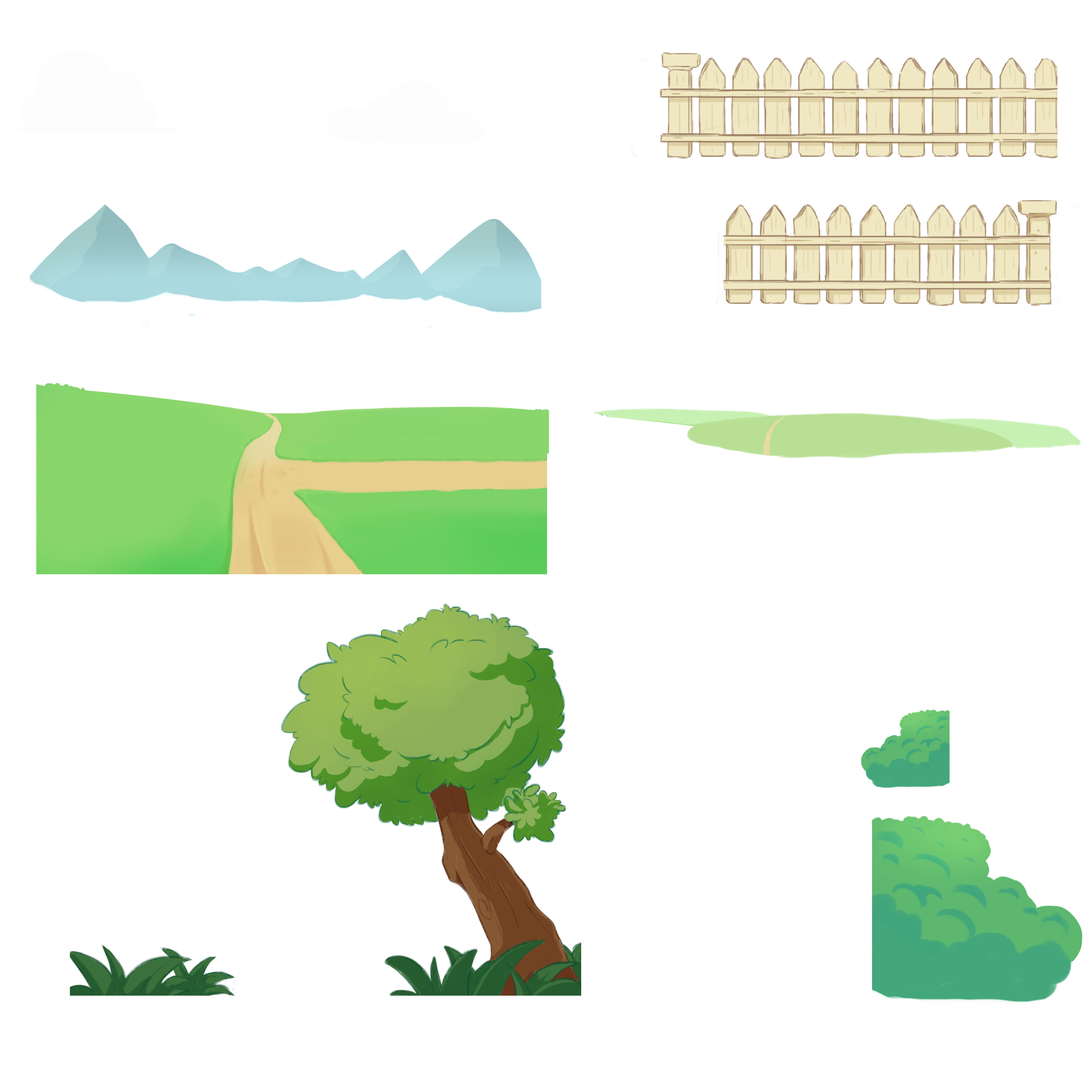
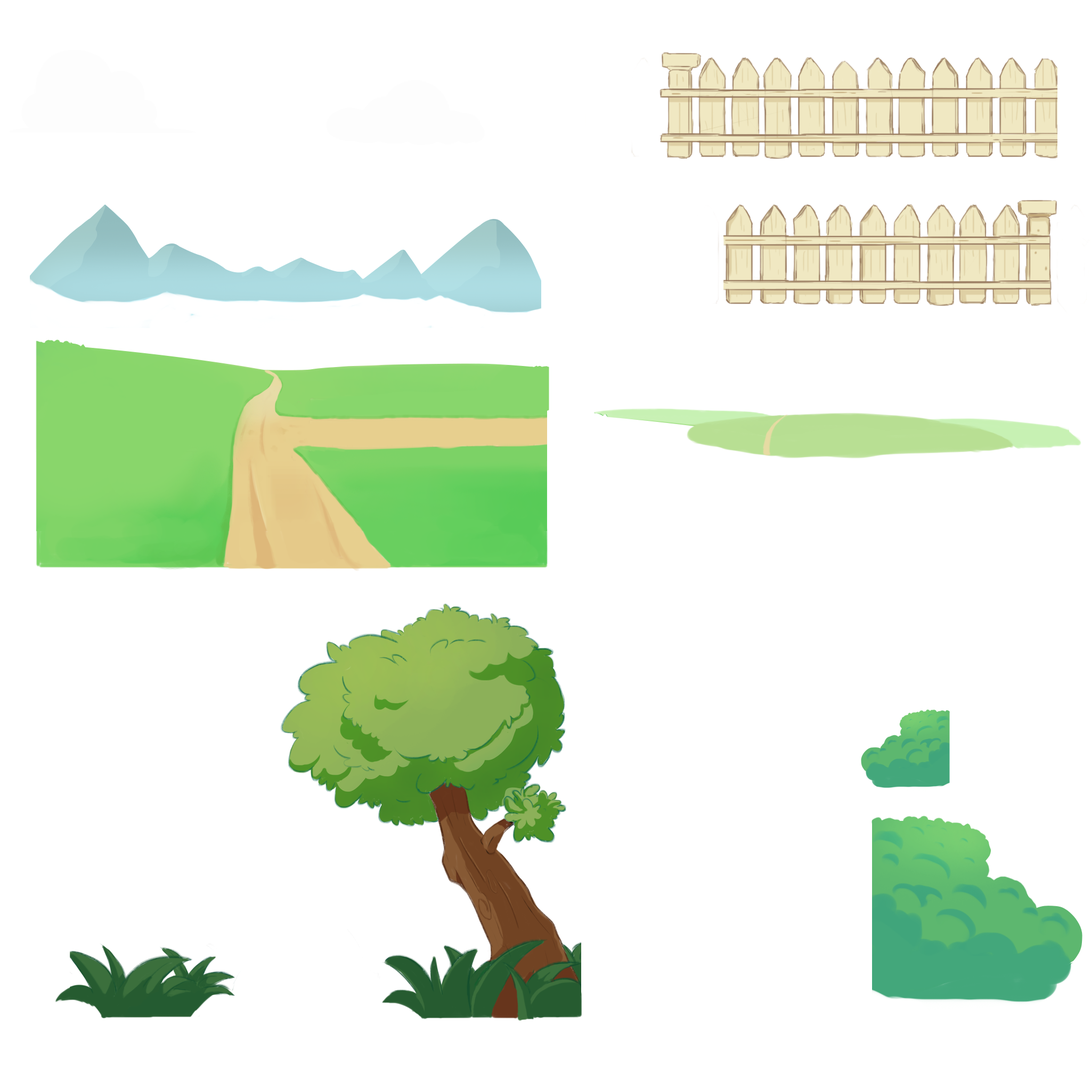
The second w=1091, h=1091 image is a revision of the first. Changes to its layers:
painted on "Layer 2" over [left=54, top=972, right=583, bottom=1022]
painted on "mid" over [left=35, top=339, right=550, bottom=575]
